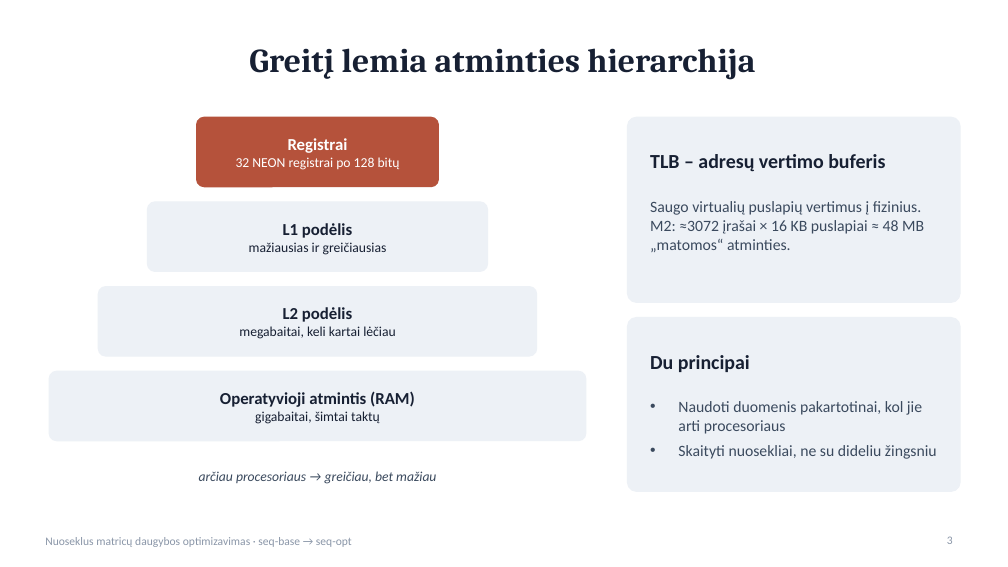
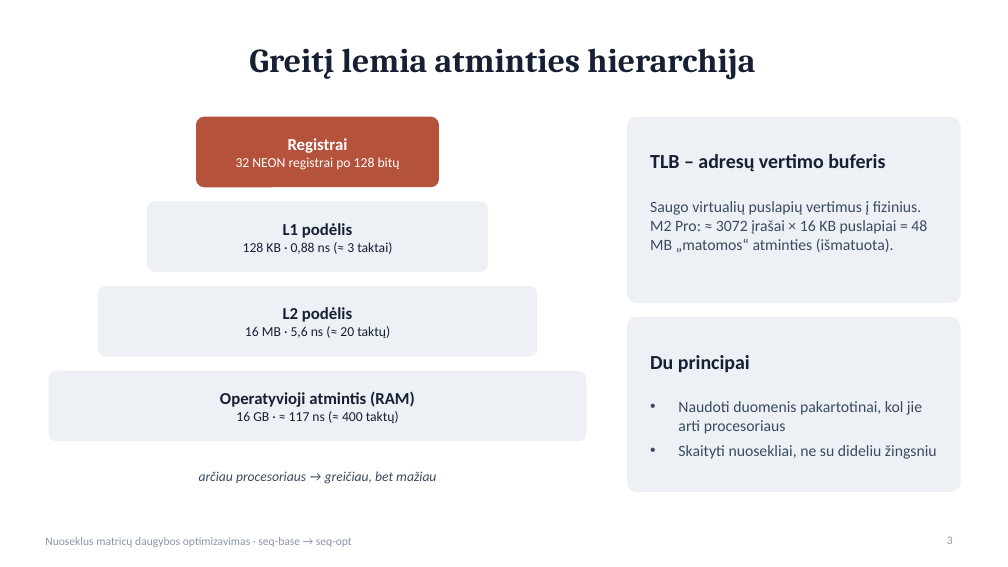
Before and after one commit to dimabreeze/VU-ComputerArchitecture-Parallel-Lab, a slide deck: slide 3 of reports/pptx/1_nuosekli_optimizacija.pptx. Drawn at 1008x567 pixels with LibreOffice and Linux fonts; fonts in the diff are those of the drawing. Boxes give left, top, right and bottom in pixels: in the first picture for what was removed or moved away, otherwise in the second. Text is boxed around its words. In the diff, an @@ line names an element or a change of style, - is before the commit and + after.

```diff
--- a/reports/pptx/1_nuosekli_optimizacija.pptx
+++ b/reports/pptx/1_nuosekli_optimizacija.pptx
@@ text at (x1=650, y1=201, x2=927, y2=252): text changed @@
-Saugo virtualių puslapių vertimus į fizinius. M2: ≈3072 įrašai × 16 KB puslapiai ≈ 48 MB „matomos“ atminties.
+Saugo virtualių puslapių vertimus į fizinius. M2 Pro: ≈ 3072 įrašai × 16 KB puslapiai = 48 MB „matomos“ atminties (išmatuota).
@@ text at (x1=243, y1=242, x2=392, y2=254): text changed @@
-mažiausias ir greičiausias
+128 KB · 0,88 ns (≈ 3 taktai)
@@ text at (x1=245, y1=326, x2=390, y2=338): text changed @@
-megabaitai, keli kartai lėčiau
+16 MB · 5,6 ns (≈ 20 taktų)
@@ text at (x1=236, y1=411, x2=399, y2=423): text changed @@
-gigabaitai, šimtai taktų
+16 GB · ≈ 117 ns (≈ 400 taktų)
```
Also in this commit, not shown: 27 other files.
